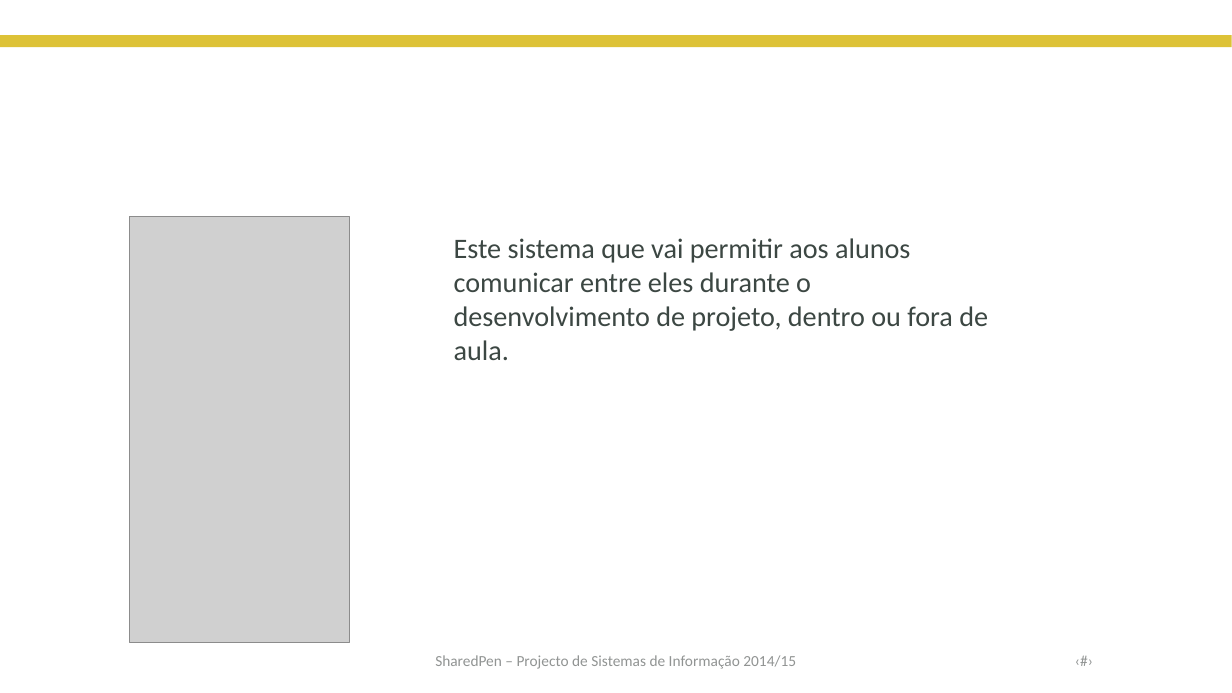
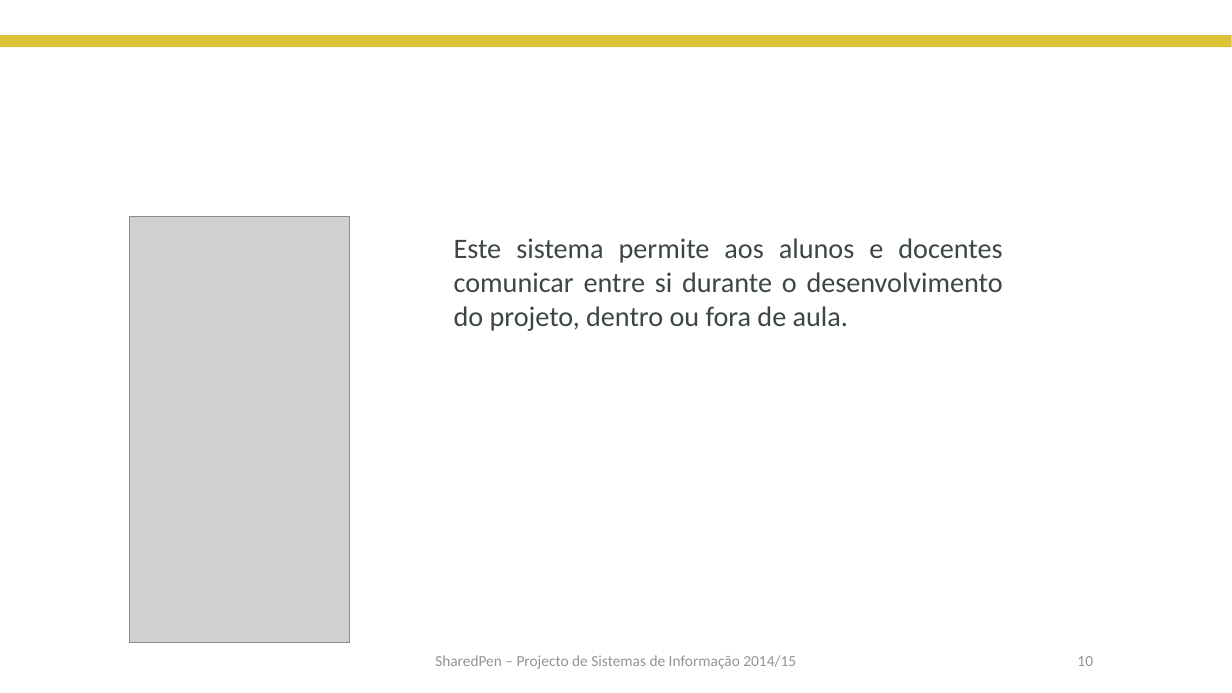
Before and after one commit to claudioRcarvalho/sharedpen_doc, a slide deck: slide 10 of Apresentação_Professoras.pptx. Drawn at 1232x693 pixels with LibreOffice and Linux fonts; fonts in the diff are those of the drawing; grey boxes stand for pictures; background and template pictures are left out. Boxes give left, top, right and bottom in pixels: in the first picture for what was removed or moved away, otherwise in the second. Text is boxed around its words. In the diff, an @@ line names an element or a change of style, - is before the commit and + after.

```diff
--- a/Apresentação_Professoras.pptx
+++ b/Apresentação_Professoras.pptx
@@ text at (454,238,1003,331): text changed @@
-Este sistema que vai permitir aos alunos comunicar entre eles durante o desenvolvimento de projeto, dentro ou fora de aula.
+Este sistema permite aos alunos e docentes comunicar entre si durante o desenvolvimento do projeto, dentro ou fora de aula.
@@ text removed at (904,642,1103,679) @@
-‹#›
@@ page number added at (1077,656,1093,666), 12 pt, text #929594 @@
+10
```
Also in this commit, not shown: 9 other slides changed.
